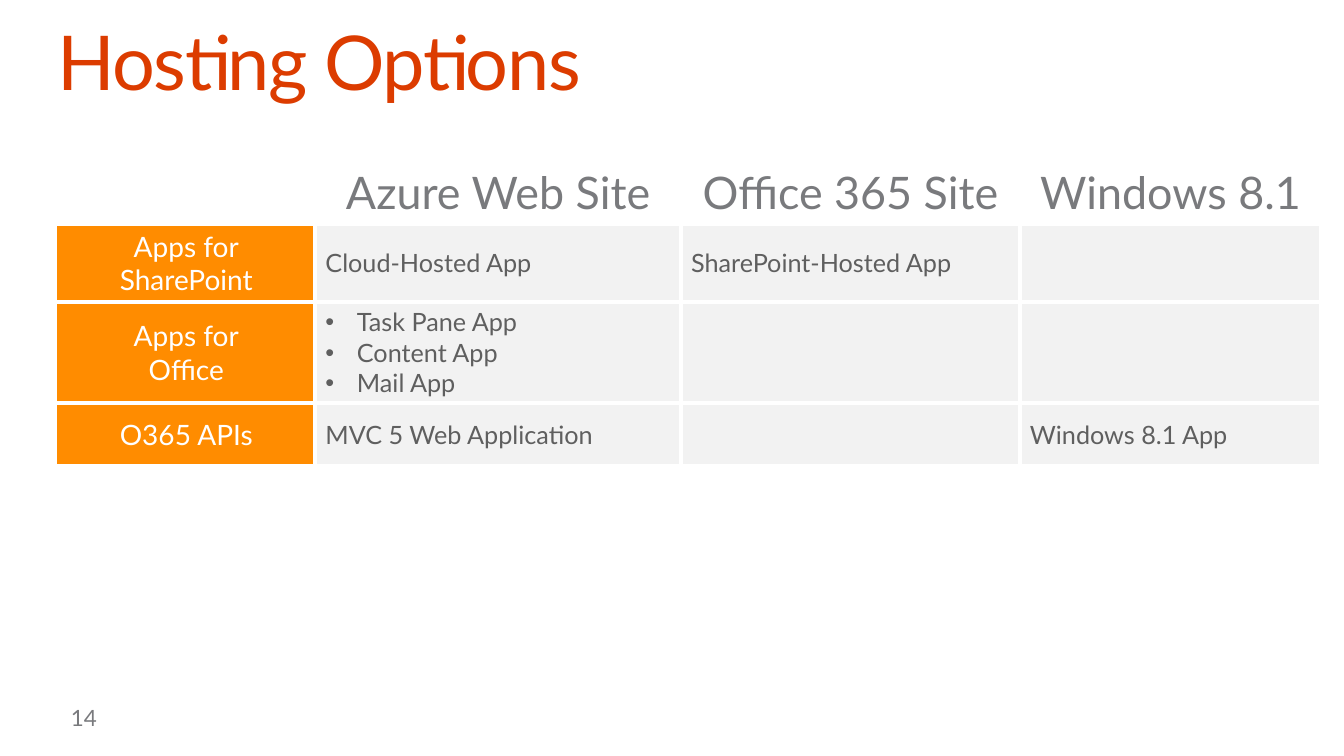
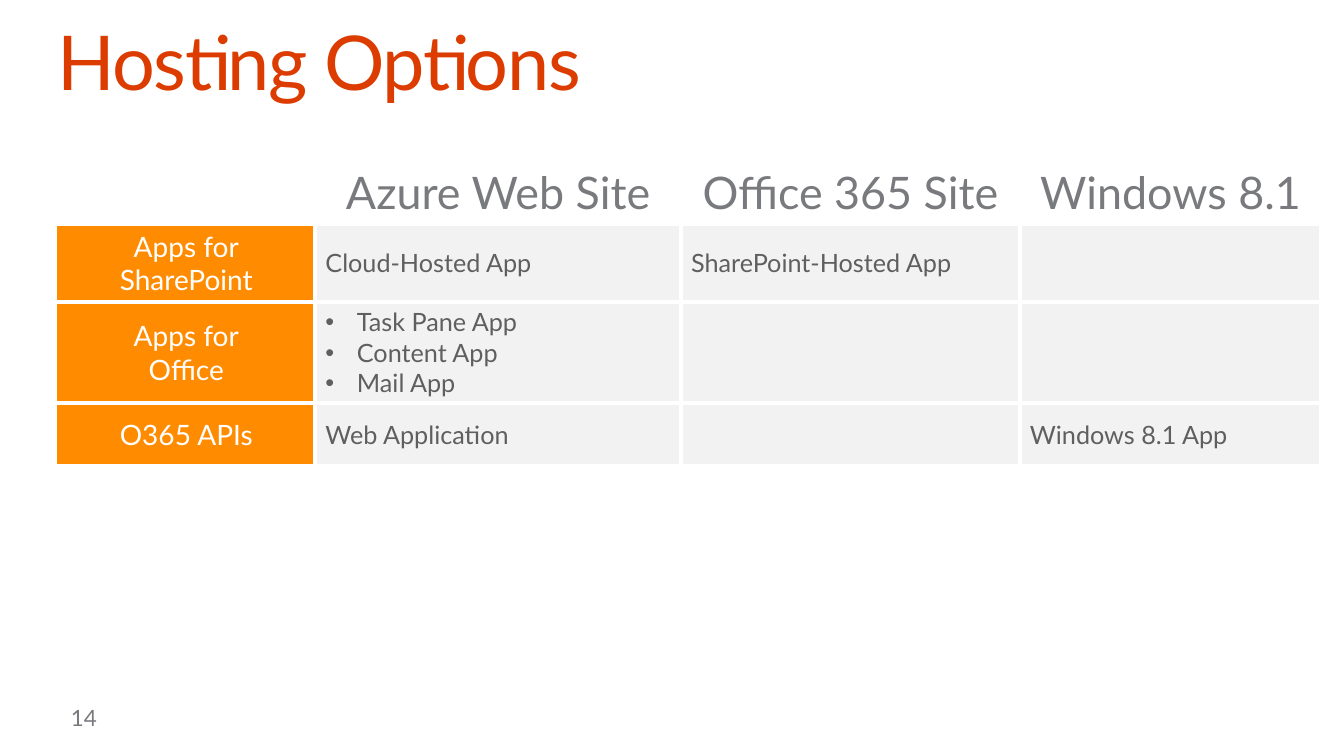
Before and after one commit to OfficeDev/TrainingContent, a slide deck: slide 14 of O3651-7 Setting up your Developer environment in Office 365/O3651-7 Setting up your Developer environment in Office 365.pptx. Drawn at 1344x756 pixels with LibreOffice and Linux fonts; fonts in the diff are those of the drawing; background and template pictures are left out. Boxes give left, top, right and bottom in pixels: in the first picture for what was removed or moved away, otherwise in the second. Text is boxed around its words. In the diff, an @@ line names an element or a change of style, - is before the commit and + after.

```diff
--- a/O3651-7 Setting up your Developer environment in Office 365/O3651-7 Setting up your Developer environment in Office 365.pptx
+++ b/O3651-7 Setting up your Developer environment in Office 365/O3651-7 Setting up your Developer environment in Office 365.pptx
@@ table at [57,153,1322,466] @@
-row 4, column 2: MVC 5 Web Application
+row 4, column 2: Web Application
```
Also in this commit, not shown: 2 other files.
